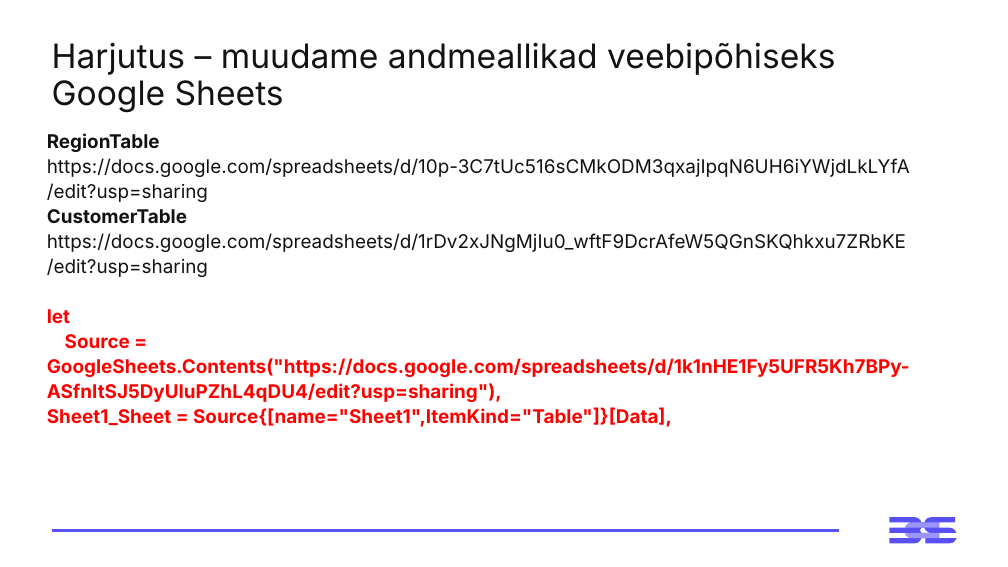
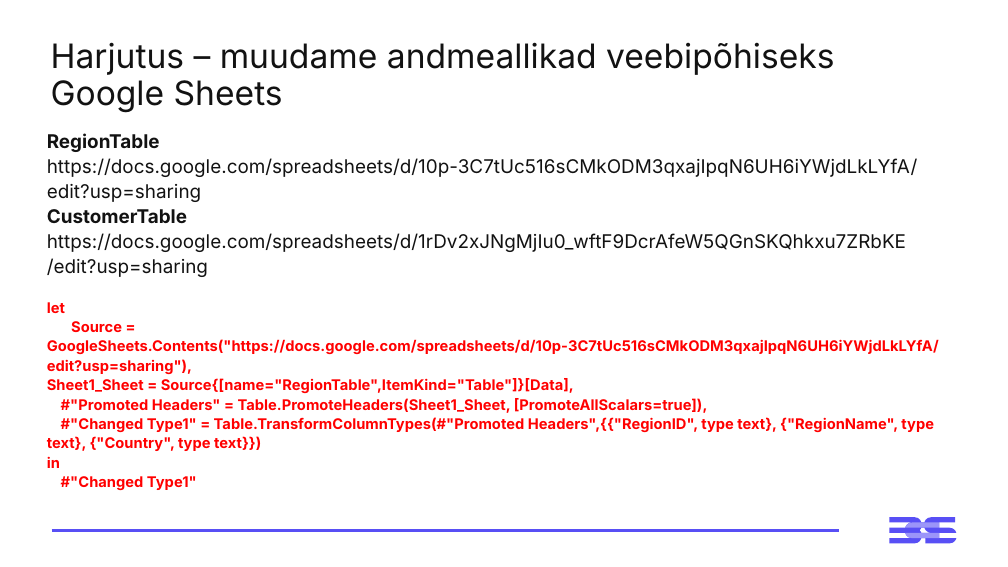
Before and after one commit to emilieabel/andmetarkus, a slide deck: slide 14 of Materjalid/Day3 M Visuaalid Andmelugu/3-paev-andmetarkus-esitlus.pptx. Drawn at 1008x567 pixels with LibreOffice and Linux fonts; fonts in the diff are those of the drawing. Boxes give left, top, right and bottom in pixels: in the first picture for what was removed or moved away, otherwise in the second. Text is boxed around its words. In the diff, an @@ line names an element or a change of style, - is before the commit and + after.

Commit message:
update

```diff
--- a/Materjalid/Day3 M Visuaalid Andmelugu/3-paev-andmetarkus-esitlus.pptx
+++ b/Materjalid/Day3 M Visuaalid Andmelugu/3-paev-andmetarkus-esitlus.pptx
@@ text at <box>47,133,918,202</box>: spaces changed @@
-  RegionTable https://docs.google.com/spreadsheets/d/10p-3C7tUc516sCMkODM3qxajIpqN6UH6iYWjdLkLYfA /edit?usp=sharing
+  RegionTable https://docs.google.com/spreadsheets/d/10p-3C7tUc516sCMkODM3qxajIpqN6UH6iYWjdLkLYfA/edit?usp=sharing
@@ text at <box>47,321,939,490</box>: text changed; size 18 to 14 pt @@
-  Source = GoogleSheets.Contents("https://docs.google.com/spreadsheets/d/1k1nHE1Fy5UFR5Kh7BPy-ASfnItSJ5DyUIuPZhL4qDU4/edit?usp=sharing"),
-  Sheet1_Sheet = Source{[name="Sheet1",ItemKind="Table"]}[Data],
+  Source = GoogleSheets.Contents("https://docs.google.com/spreadsheets/d/10p-3C7tUc516sCMkODM3qxajIpqN6UH6iYWjdLkLYfA/edit?usp=sharing"),
+  Sheet1_Sheet = Source{[name="RegionTable",ItemKind="Table"]}[Data],
+  #"Promoted Headers" = Table.PromoteHeaders(Sheet1_Sheet, [PromoteAllScalars=true]),
+  #"Changed Type1" = Table.TransformColumnTypes(#"Promoted Headers",{{"RegionID", type text}, {"RegionName", type text}, {"Country", type text}})
+  in
+  #"Changed Type1"
@@ text at <box>47,302,65,313</box>: size 18 to 14 pt in "let" @@
```
Also in this commit, not shown: 1 other slide changed.
